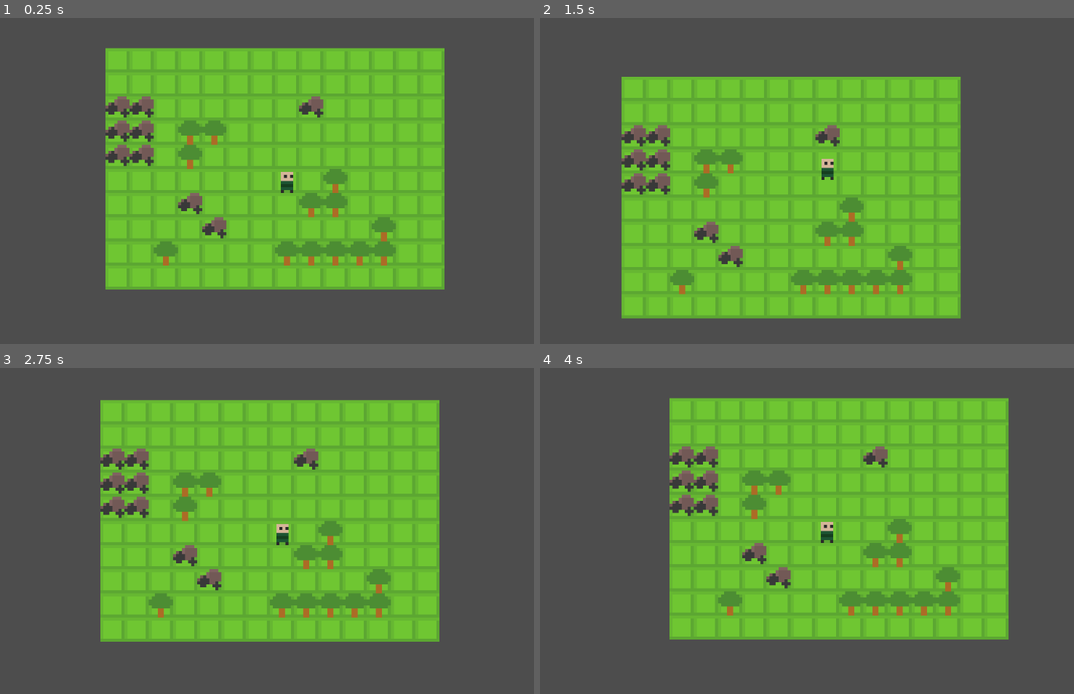
Above: before the commit, frames 1-4 (two rows, left to right).
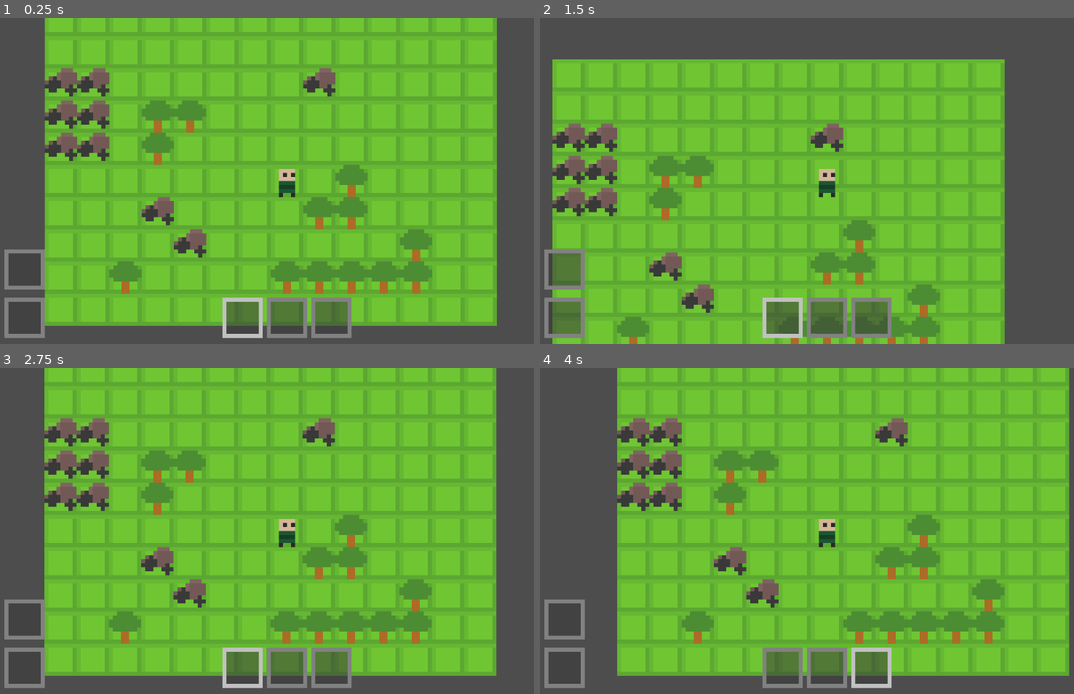
Above: after the commit, the same moments.

Repository: calcite-dragon/Hackathon-RPG-BenjaminFranklin
Game: Godot game, scene res://scenes/root.tscn
Two runs of this game, one before a commit and one after it. Both use one fixed random seed, a clock stepped at 60 frames per second and the inputs below.
Inputs (mouse positions are in pixels of both pictures, inside the frame that each line leads up to):
- Up to frame 1 (0.25 s): no input
- Up to frame 2 (1.5 s): tap Enter at 0.5 s; move the mouse to (956, 164) at 0.52 s; tap D (move_E) at 0.6 s; tap W (move_N) at 0.8, 1.35 s; move the mouse to (710, 197) at 1.27 s
- Up to frame 3 (2.75 s): tap S (move_S) at 1.55, 2.1 s; move the mouse to (347, 459) at 2.02 s; tap A (move_W) at 2.3 s
- Up to frame 4 (4 s): move the mouse to (796, 596) at 2.77 s; tap A (move_W) at 2.85 s; tap Mouse wheel down (scroll_down, bound only after the commit) at 3.05, 3.6 s; move the mouse to (999, 579) at 3.52 s; tap Mouse wheel up (scroll_up, bound only after the commit) at 3.8 s

The runs differ from the first frame. In frame 1, 52% of the frame differs, in the area x 0-94%, y 0-99%; in frame 2, 43%; in frame 3, 51%; in frame 4, 52%, in the area x 0-100%, y 0-99%.

Commit message:
Inventory

Diff:
--- /dev/null
+++ b/ewu-rpg/components/container.tscn
@@ -0,0 +1,16 @@
+[gd_scene load_steps=4 format=3 uid="uid://dv4wukh3afbrw"]
+
+[ext_resource type="Texture2D" uid="uid://d0p37fucbqlfw" path="res://visual/entity/UI/cont.png" id="1_0pskf"]
+[ext_resource type="Script" uid="uid://bco7gjgwwxk4" path="res://scripts/items/container.gd" id="2_srkat"]
+[ext_resource type="Texture2D" uid="uid://68lpfta7e7dh" path="res://visual/Items.png" id="3_046po"]
+
+[node name="Cont" type="Sprite2D"]
+texture = ExtResource("1_0pskf")
+hframes = 2
+frame = 1
+script = ExtResource("2_srkat")
+
+[node name="Sprite2D" type="Sprite2D" parent="."]
+texture = ExtResource("3_046po")
+hframes = 4
+vframes = 2
--- a/ewu-rpg/components/follow.gd
+++ /dev/null
@@ -1,8 +0,0 @@
-extends Sprite2D
-
-const FOLLOW_SPEED = 10.0
-
-func _physics_process(delta):
-	var follow_pos = $"../Player".position
-
-	position = position.lerp(follow_pos, delta * FOLLOW_SPEED)
--- a/ewu-rpg/project.godot
+++ b/ewu-rpg/project.godot
@@ -46,6 +46,16 @@
 , Object(InputEventKey,"resource_local_to_scene":false,"resource_name":"","device":-1,"window_id":0,"alt_pressed":false …(186 unchanged characters)…
 ]
 }
+scroll_up={
+"deadzone": 0.2,
+"events": [Object(InputEventMouseButton,"resource_local_to_scene":false,"resource_name":"","device":-1,"window_id":0,"alt_pressed":false,"shift_pressed":false,"ctrl_pressed":false,"meta_pressed":false,"button_mask":8,"position":Vector2(194, 15),"global_position":Vector2(203, 63),"factor":1.0,"button_index":4,"canceled":false,"pressed":true,"double_click":false,"script":null)
+]
+}
+scroll_down={
+"deadzone": 0.2,
+"events": [Object(InputEventMouseButton,"resource_local_to_scene":false,"resource_name":"","device":-1,"window_id":0,"alt_pressed":false,"shift_pressed":false,"ctrl_pressed":false,"meta_pressed":false,"button_mask":16,"position":Vector2(73, 11),"global_position":Vector2(82, 59),"factor":1.0,"button_index":5,"canceled":false,"pressed":true,"double_click":false,"script":null)
+]
+}
 
 [rendering]
 
--- a/ewu-rpg/scenes/root.tscn
+++ b/ewu-rpg/scenes/root.tscn
@@ -1,9 +1,10 @@
-[gd_scene load_steps=7 format=4 uid="uid://df34bt27jl1yf"]
+[gd_scene load_steps=9 format=4 uid="uid://df34bt27jl1yf"]
 
 [ext_resource type="Texture2D" uid="uid://ctcyk2n5fgme6" path="res://visual/main_tiles.png" id="1_j5px3"]
 [ext_resource type="PackedScene" uid="uid://qr6lsgl7s4ex" path="res://components/player.tscn" id="2_twpsu"]
 [ext_resource type="PackedScene" uid="uid://dtstcgqodrw8o" path="res://components/character_sprite.tscn" id="3_lrqlo"]
-[ext_resource type="Script" uid="uid://dy56eh6ucmq1x" path="res://components/follow.gd" id="4_sqa0i"]
+[ext_resource type="Script" uid="uid://dok5q3wh2ooah" path="res://scripts/items/inventory.gd" id="4_jh1ax"]
+[ext_resource type="PackedScene" uid="uid://dv4wukh3afbrw" path="res://components/container.tscn" id="4_sqa0i"]
 
 [sub_resource type="TileSetAtlasSource" id="TileSetAtlasSource_j5px3"]
 texture = ExtResource("1_j5px3")
@@ -20,6 +21,17 @@
 custom_data_layer_0/type = 1
 sources/0 = SubResource("TileSetAtlasSource_j5px3")
 
+[sub_resource type="GDScript" id="GDScript_jh1ax"]
+script/source = "extends Sprite2D
+
+const FOLLOW_SPEED = 10.0
+
+func _physics_process(delta):
+	var follow_pos = $\"../Player\".position
+
+	position = position.lerp(follow_pos, delta * FOLLOW_SPEED)
+"
+
 [node name="Root" type="Node2D"]
 
 [node name="Environment" type="Node2D" parent="."]
@@ -32,8 +44,40 @@
 [node name="Player" parent="." instance=ExtResource("2_twpsu")]
 
 [node name="CharacterSprite" parent="." instance=ExtResource("3_lrqlo")]
-script = ExtResource("4_sqa0i")
+script = SubResource("GDScript_jh1ax")
 
 [node name="Camera2D" type="Camera2D" parent="CharacterSprite"]
-zoom = Vector2(6, 6)
-position_smoothing_enabled = true
+zoom = Vector2(8, 8)
+
+[node name="Control" type="Control" parent="CharacterSprite/Camera2D"]
+layout_mode = 3
+anchors_preset = 0
+offset_left = -72.0
+offset_top = -40.0
+offset_right = 72.0
+offset_bottom = 40.0
+script = ExtResource("4_jh1ax")
+
+[node name="Armor" parent="CharacterSprite/Camera2D/Control" instance=ExtResource("4_sqa0i")]
+position = Vector2(7, 74)
+item = 0
+
+[node name="Weapon" parent="CharacterSprite/Camera2D/Control" instance=ExtResource("4_sqa0i")]
+position = Vector2(7, 62)
+item = 0
+type = 1
+
+[node name="Item1" parent="CharacterSprite/Camera2D/Control" instance=ExtResource("4_sqa0i")]
+position = Vector2(61, 74)
+item = 0
+type = 2
+
+[node name="Item2" parent="CharacterSprite/Camera2D/Control" instance=ExtResource("4_sqa0i")]
+position = Vector2(72, 74)
+item = 0
+type = 3
+
+[node name="Item3" parent="CharacterSprite/Camera2D/Control" instance=ExtResource("4_sqa0i")]
+position = Vector2(83, 74)
+item = 0
+type = 4
--- a/ewu-rpg/scripts/entity/grid_movement.gd
+++ b/ewu-rpg/scripts/entity/grid_movement.gd
@@ -53,7 +53,6 @@
 	var tile_position: Vector2i = world_position + offset
 
 	var new_tile:= get_tile(tile_position)
-	print(tile_position, "pos", new_tile)
 
 	if(new_tile.get_custom_data("obstacle") == false):
 		world_position = tile_position
--- /dev/null
+++ b/ewu-rpg/scripts/items/container.gd
@@ -0,0 +1,26 @@
+extends Sprite2D
+
+@export var item: items = 1
+@export var type: cont_type
+
+enum cont_type {Armor, Weapon, Item1, Item2, Item3}
+enum items {Empty = 0, WoodSword = 1, IronSword = 2, DiamondSword = 3, LeatherArmor = 6, IronArmor = 7, DiamondArmor = 8}
+
+func _process(delta: float) -> void:
+	$Sprite2D.frame = item
+
+	if(type == cont_type.Item1):
+		if(self.get_parent().selected_container == 0):
+			frame = 0
+		else:
+			frame = 1
+	if(type == cont_type.Item2):
+		if(self.get_parent().selected_container == 1):
+			frame = 0
+		else:
+			frame = 1
+	if(type == cont_type.Item3):
+		if(self.get_parent().selected_container == 2):
+			frame = 0
+		else:
+			frame = 1
--- /dev/null
+++ b/ewu-rpg/scripts/items/inventory.gd
@@ -0,0 +1,20 @@
+extends Control
+
+@export var selected_container = 0
+
+func _init() -> void:
+	pass
+
+func _process(delta: float) -> void:
+	clamp(selected_container, 0, 2)
+
+	if(Input.is_action_just_pressed("scroll_up")):
+		if(selected_container < 2):
+			selected_container += 1
+		else:
+			selected_container = 0
+	elif(Input.is_action_just_pressed("scroll_down")):
+		if(selected_container > 0):
+			selected_container -= 1
+		else:
+			selected_container = 2
Not shown, removed: ewu-rpg/components/follow.gd.uid
Not shown, added: ewu-rpg/scripts/items/container.gd.uid
Not shown, added: ewu-rpg/scripts/items/inventory.gd.uid
Binary file added: ewu-rpg/visual/entity/UI/cont.png
Not shown, added: ewu-rpg/visual/entity/UI/cont.png.import
